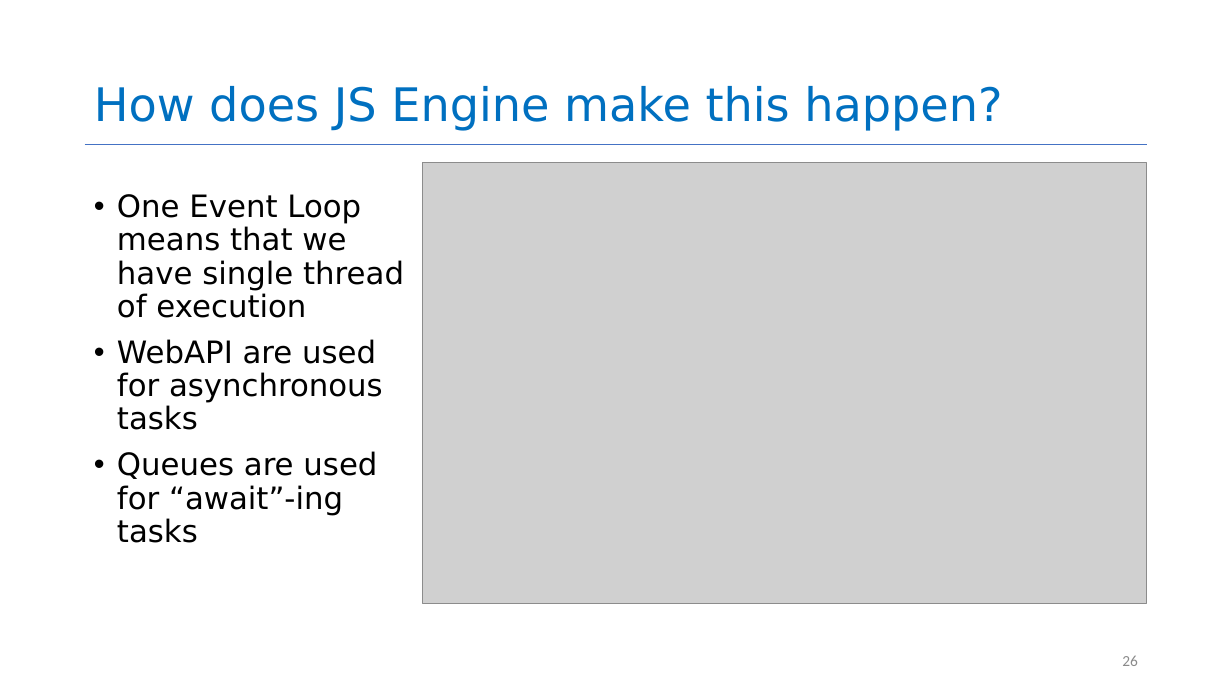
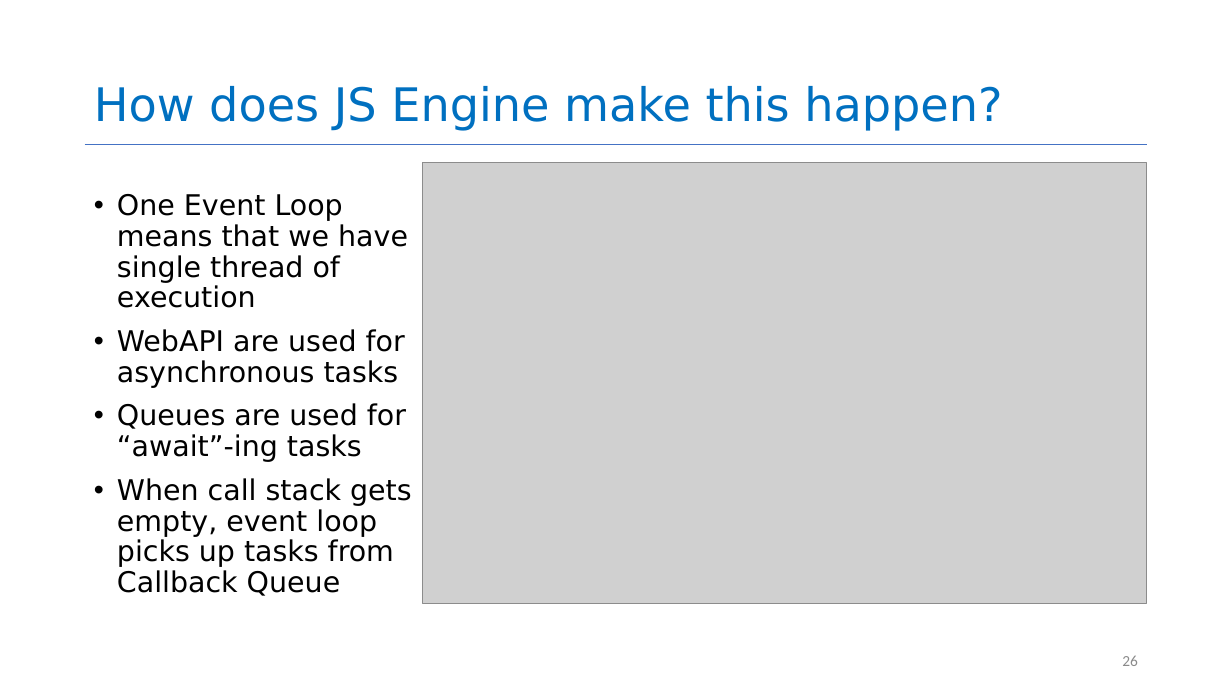
Before and after one commit to neu-se/CS4530-Spring-2025, a slide deck: slide 26 of Slides/Module 06 Concurrency Patterns in Typescript.pptx. Drawn at 1232x693 pixels with LibreOffice and Linux fonts; fonts in the diff are those of the drawing; grey boxes stand for pictures. Boxes give left, top, right and bottom in pixels: in the first picture for what was removed or moved away, otherwise in the second. Text is boxed around its words. In the diff, an @@ line names an element or a change of style, - is before the commit and + after.

```diff
--- a/Slides/Module 06 Concurrency Patterns in Typescript.pptx
+++ b/Slides/Module 06 Concurrency Patterns in Typescript.pptx
@@ text at (117,194,408,462): size 24 to 22.2 pt in "One Event Loop means that we have ...", "WebAPI are used for asynchronous tasks", "Queues are used for “await”-ing tasks" @@
@@ text at (117,478,412,596): paragraph added @@
+• When call stack gets empty, event loop picks up tasks from Callback Queue
```
Also in this commit, not shown: 14 other slides changed, 1 other file.
